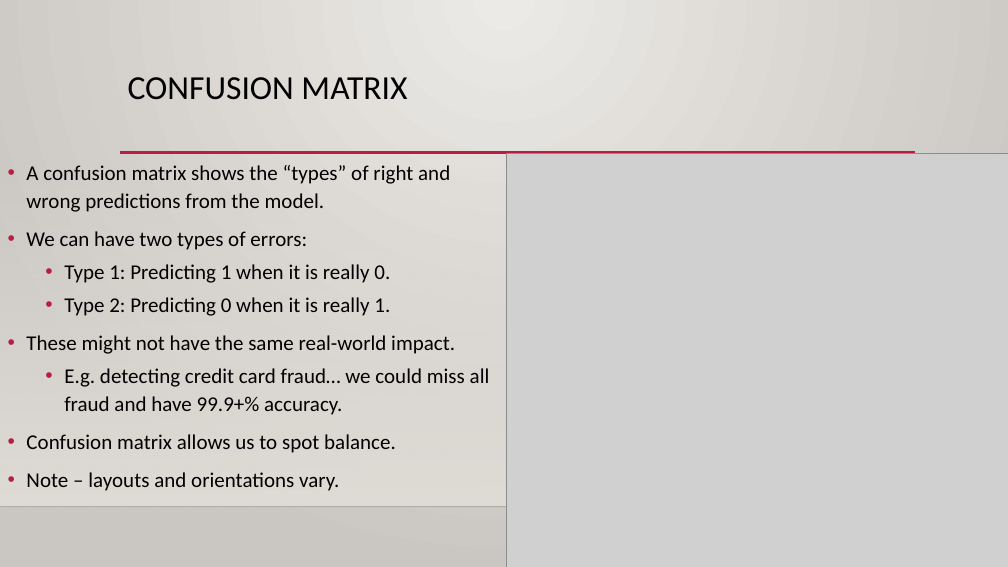
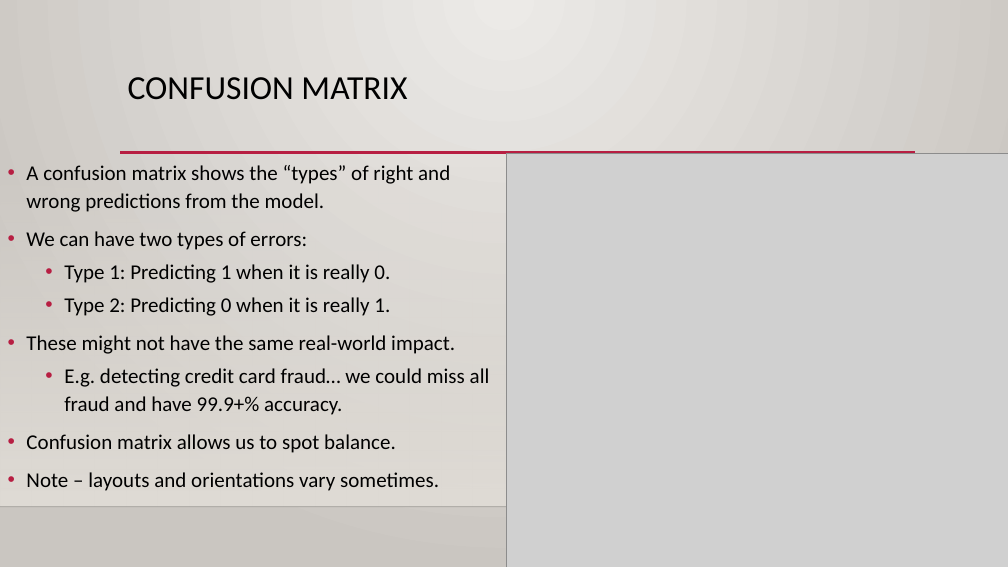
Before and after one commit to AkeemSemperDataScience/Basic_Stats_in_Python_Student_Repository, a slide deck: slide 28 of reference_material/slides/024_log_reg_2.pptx (slide 26 before the commit). Drawn at 1008x567 pixels with LibreOffice and Linux fonts; fonts in the diff are those of the drawing; grey boxes stand for pictures; background and template pictures are left out. Boxes give left, top, right and bottom in pixels: in the first picture for what was removed or moved away, otherwise in the second. Text is boxed around its words. In the diff, an @@ line names an element or a change of style, - is before the commit and + after.

```diff
--- a/reference_material/slides/024_log_reg_2.pptx
+++ b/reference_material/slides/024_log_reg_2.pptx
@@ text at (26, 472, 439, 491): text changed @@
-• Note – layouts and orientations vary.
+• Note – layouts and orientations vary sometimes.
```
Also in this commit, not shown: 14 other slides changed, 23 slides added, 1 slide removed, 3 other files.
